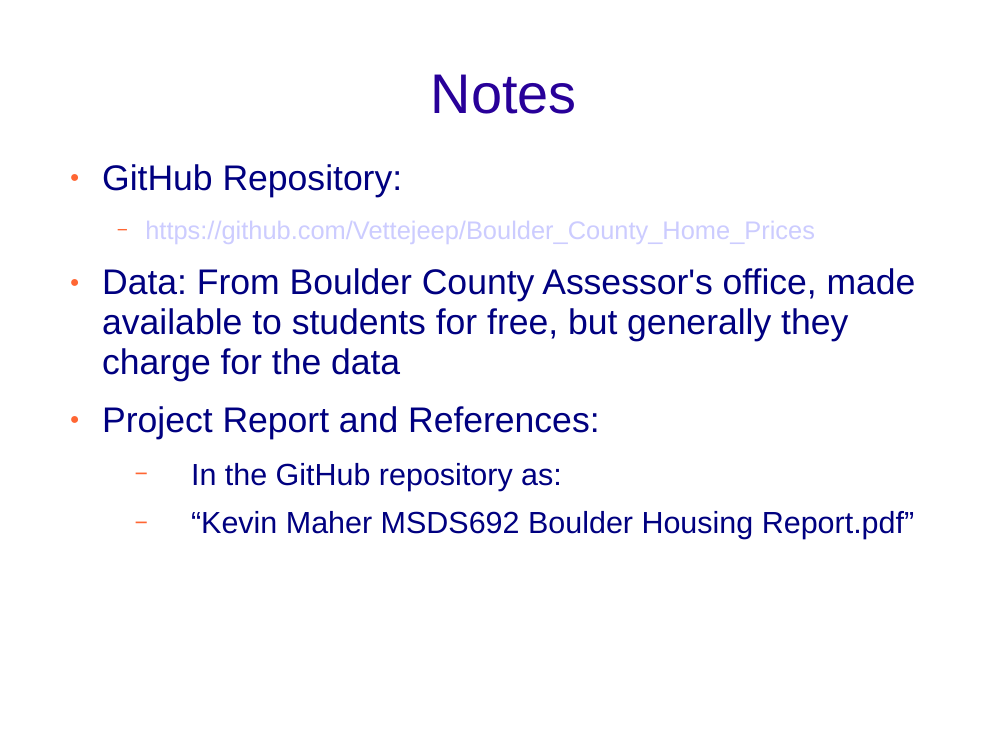
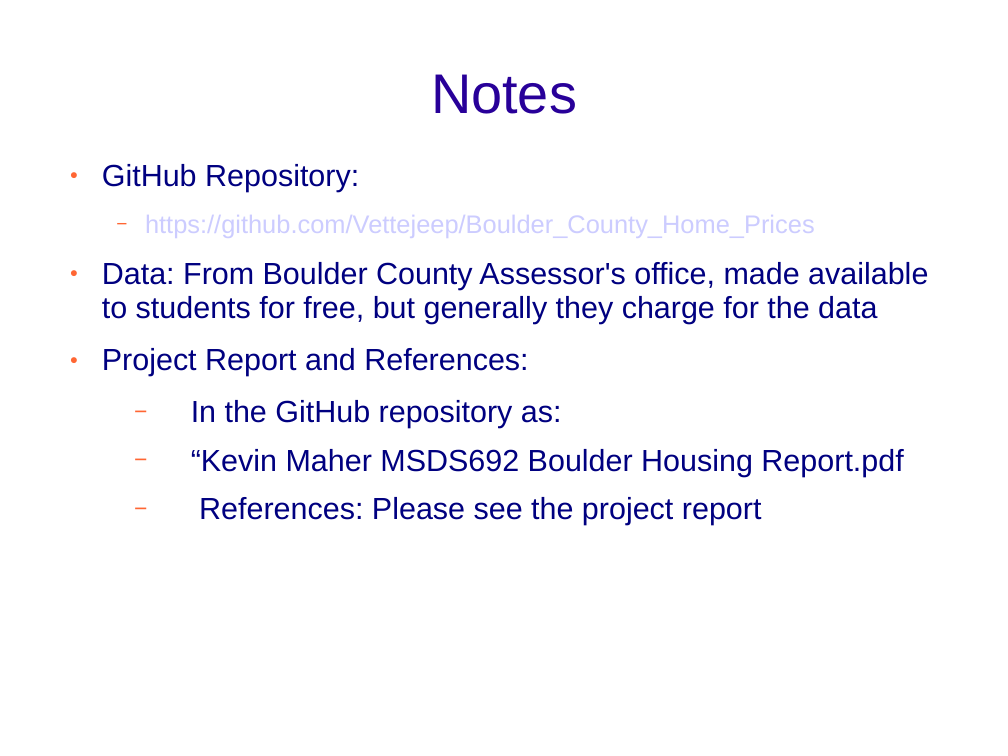
Before and after one commit to Vettejeep/Boulder_County_Home_Prices, a slide deck: slide 12 of MaherKevin.ppt (slide 11 before the commit). Drawn at 1008x756 pixels with LibreOffice and Linux fonts; fonts in the diff are those of the drawing; background and template pictures are left out. Boxes give left, top, right and bottom in pixels: in the first picture for what was removed or moved away, otherwise in the second. Text is boxed around its words. In the diff, an @@ line names an element or a change of style, - is before the commit and + after.

```diff
--- a/MaherKevin.ppt
+++ b/MaherKevin.ppt
@@ text at [102,164,928,376]: size 28 to 24 pt in "GitHub Repository:", "Data: From Boulder County Assessor's office, made ...", "Project Report and References:" @@
@@ text at [191,449,903,525]: text changed @@
-  − “Kevin Maher MSDS692 Boulder Housing Report.pdf”
+  − “Kevin Maher MSDS692 Boulder Housing Report.pdf
+  − References: Please see the project report
```
Also in this commit, not shown: 7 other slides changed, 1 slide added, 1 other file.
